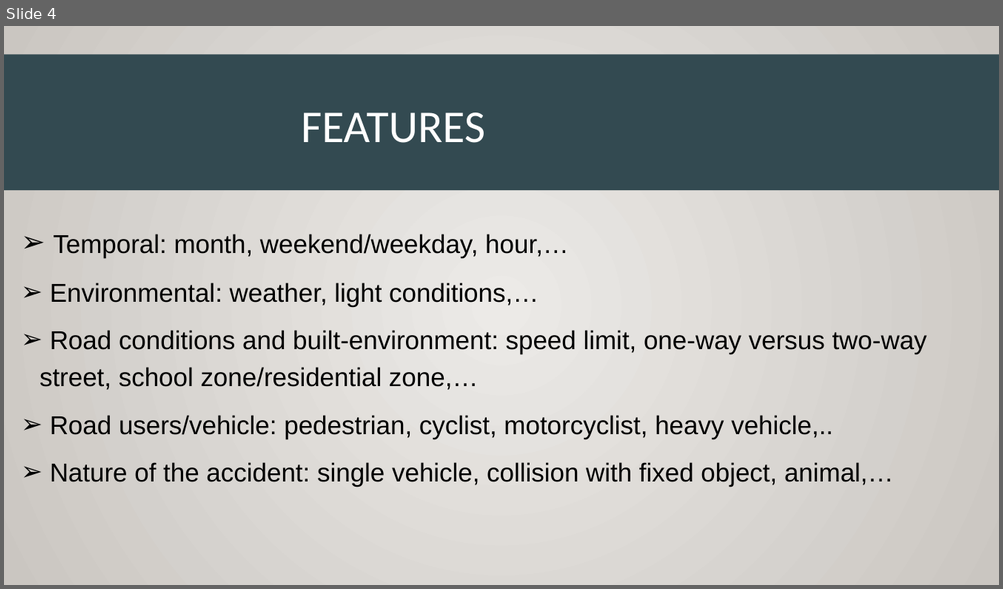
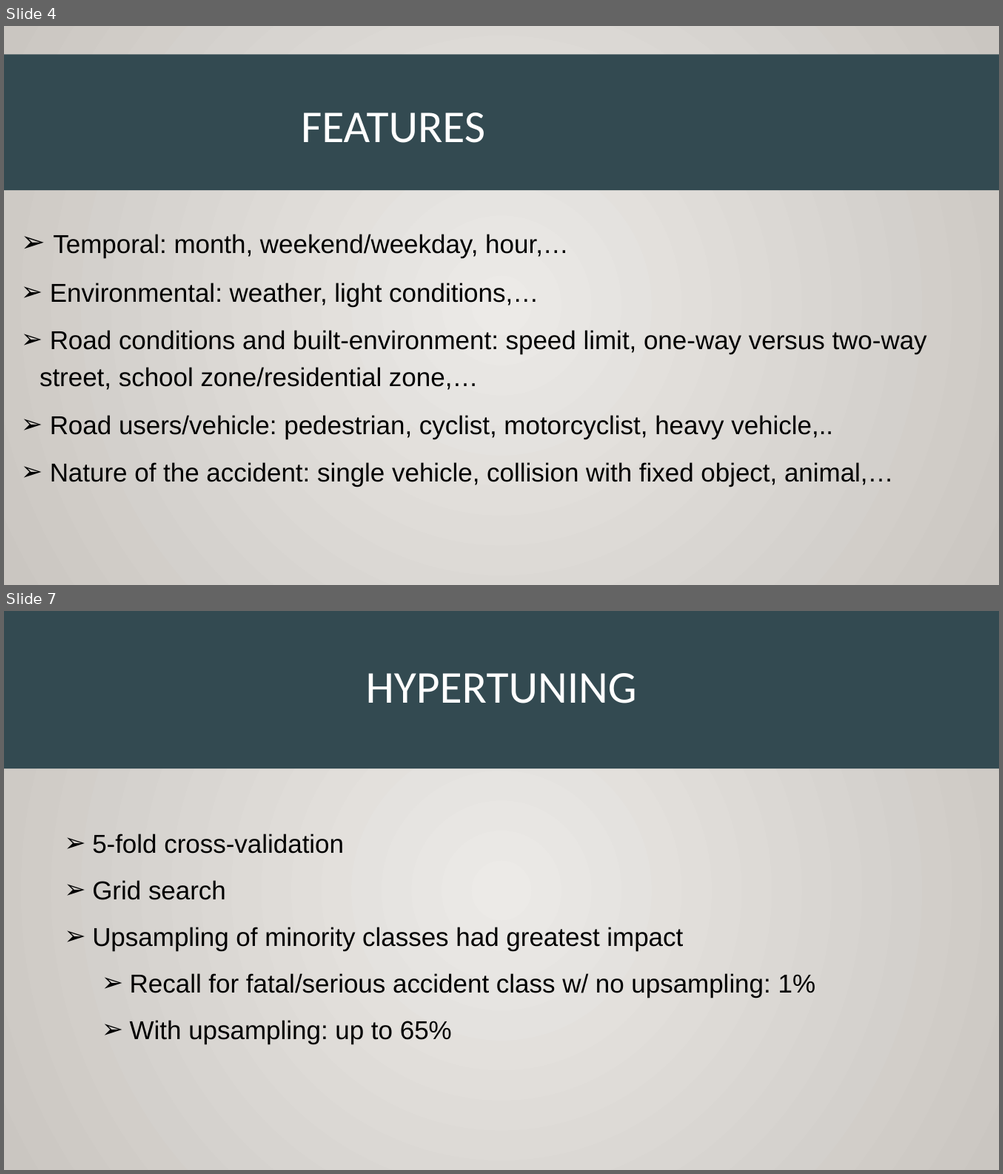
Before and after one commit to tmfreiberg/road-safety, a slide deck: presentation/Presentation_road_safety.pptx. Shown one above the other, each under a label of ours: slide 4 before the commit, slides 4 and 7 after it; the slides between them are not shown. The pictures are 1003x589 and 1003x1174 pixels, drawn with LibreOffice and Linux fonts; fonts in the diff are those of the drawing. Boxes give left, top, right and bottom in pixels: in the first picture for what was removed or moved away, otherwise in the second. Text is boxed around its words. In the diff, an @@ line names an element or a change of style, - is before the commit and + after.

Commit message:
more typos, separated hypertuning from evaluation

```diff
--- a/presentation/Presentation_road_safety.pptx
+++ b/presentation/Presentation_road_safety.pptx
@@ slide 7 added at <box>4,611,999,1170</box>, background gradient #ECEAE7 to #CAC7C1 @@
@@ title added at <box>4,611,999,769</box>, fill #334A51, 44 pt, text #FFFFFF @@
+HYPERTUNING
@@ text added at <box>92,834,816,1044</box>, 25 pt, text #000000 @@
+➢ 5-fold cross-validation
+➢ Grid search
+➢ Upsampling of minority classes had greatest impact
+  ➢ Recall for fatal/serious accident class w/ no upsampling: 1%
+  ➢ With upsampling: up to 65%
```
Also in this commit, not shown: 2 slides changed.
